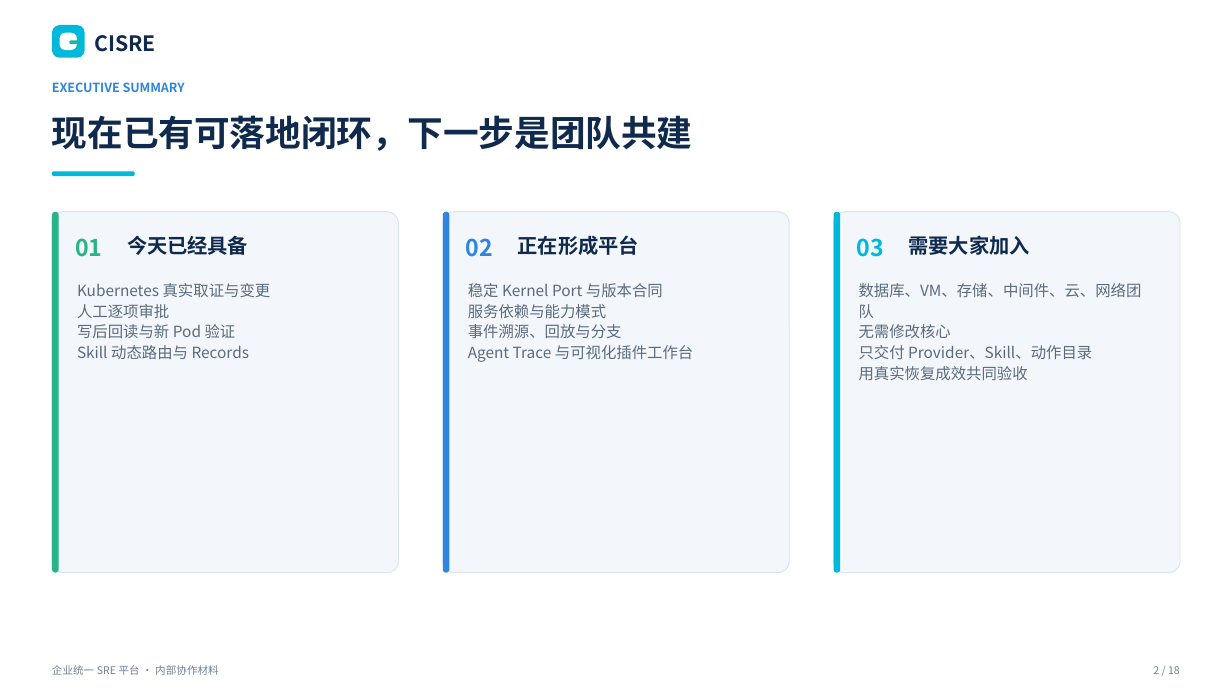
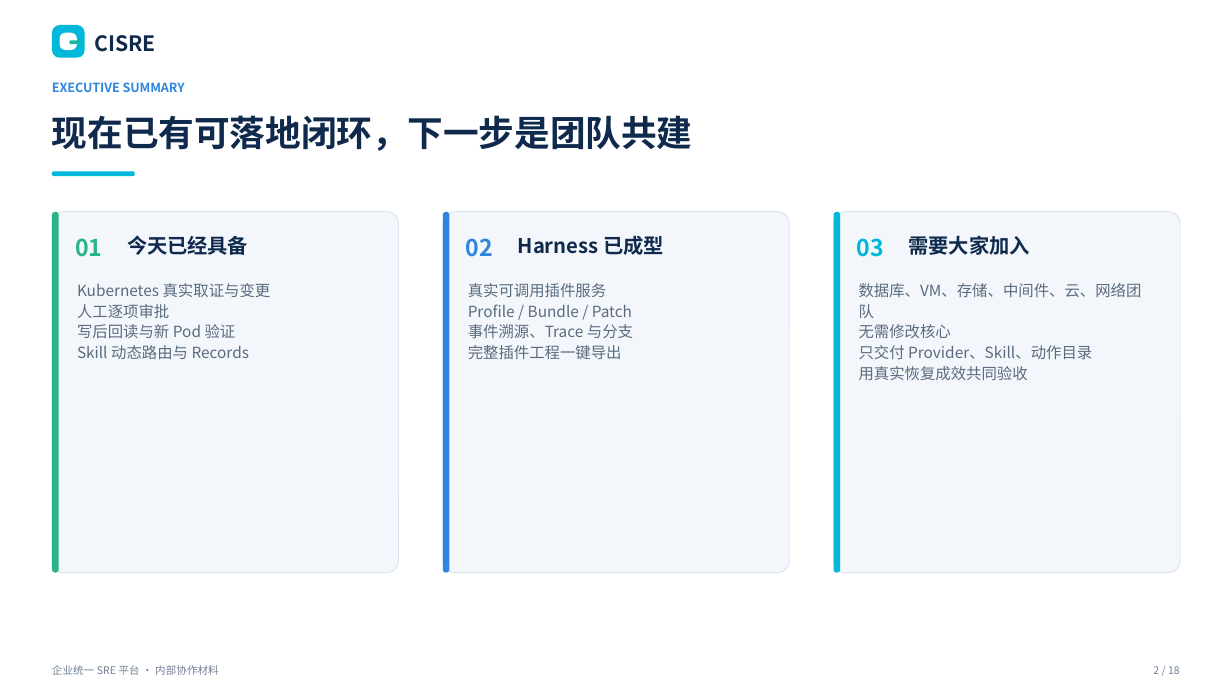
Before and after one commit to William-Lu-stack/Flawless, a slide deck: slide 2 of docs/CISRE_ENTERPRISE_OPS_PLATFORM.pptx. Drawn at 1232x693 pixels with LibreOffice and Linux fonts; fonts in the diff are those of the drawing. Boxes give left, top, right and bottom in pixels: in the first picture for what was removed or moved away, otherwise in the second. Text is boxed around its words. In the diff, an @@ line names an element or a change of style, - is before the commit and + after.

Commit message:
feat(platform): release CISRE 5.6.0 plugin harness

```diff
--- a/docs/CISRE_ENTERPRISE_OPS_PLATFORM.pptx
+++ b/docs/CISRE_ENTERPRISE_OPS_PLATFORM.pptx
@@ text at <box>518,236,664,255</box>: text changed @@
-正在形成平台
+Harness 已成型
@@ text at <box>468,283,633,359</box>: text changed @@
-稳定 Kernel Port 与版本合同
-服务依赖与能力模式
-事件溯源、回放与分支
-Agent Trace 与可视化插件工作台
+真实可调用插件服务
+Profile / Bundle / Patch
+事件溯源、Trace 与分支
+完整插件工程一键导出
```
Also in this commit, not shown: 12 other slides changed, 35 other files.
